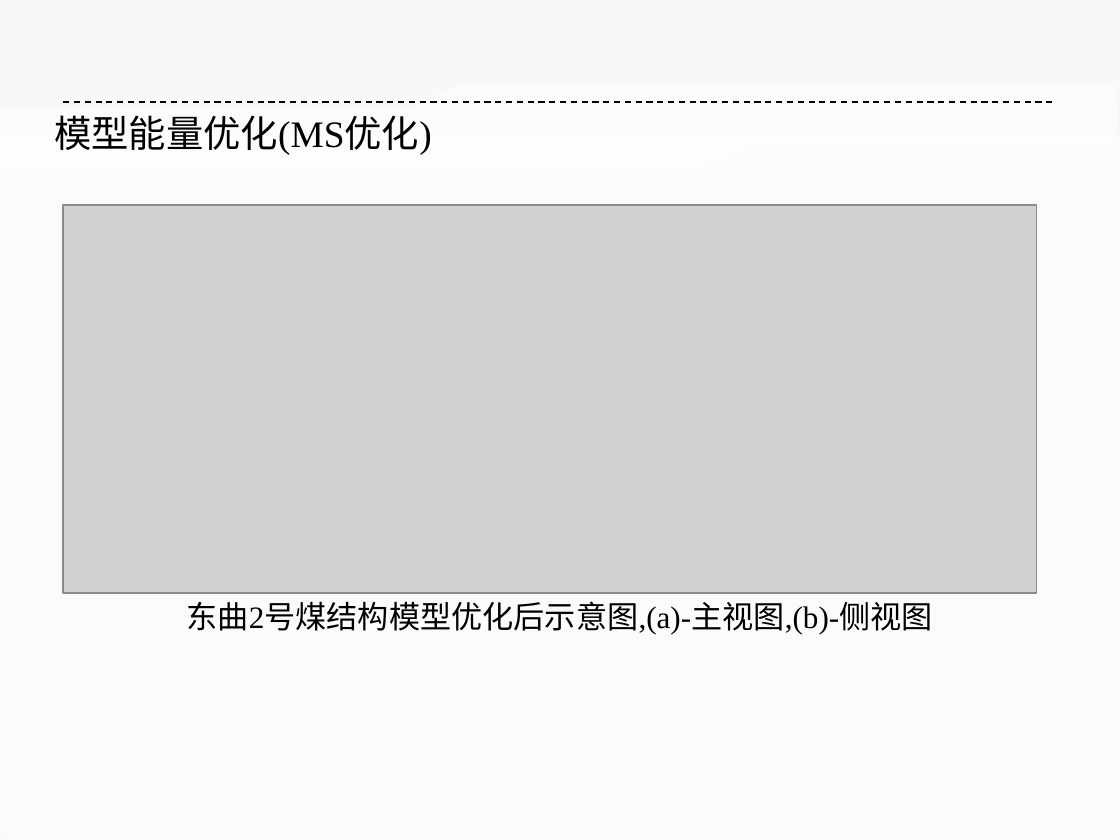
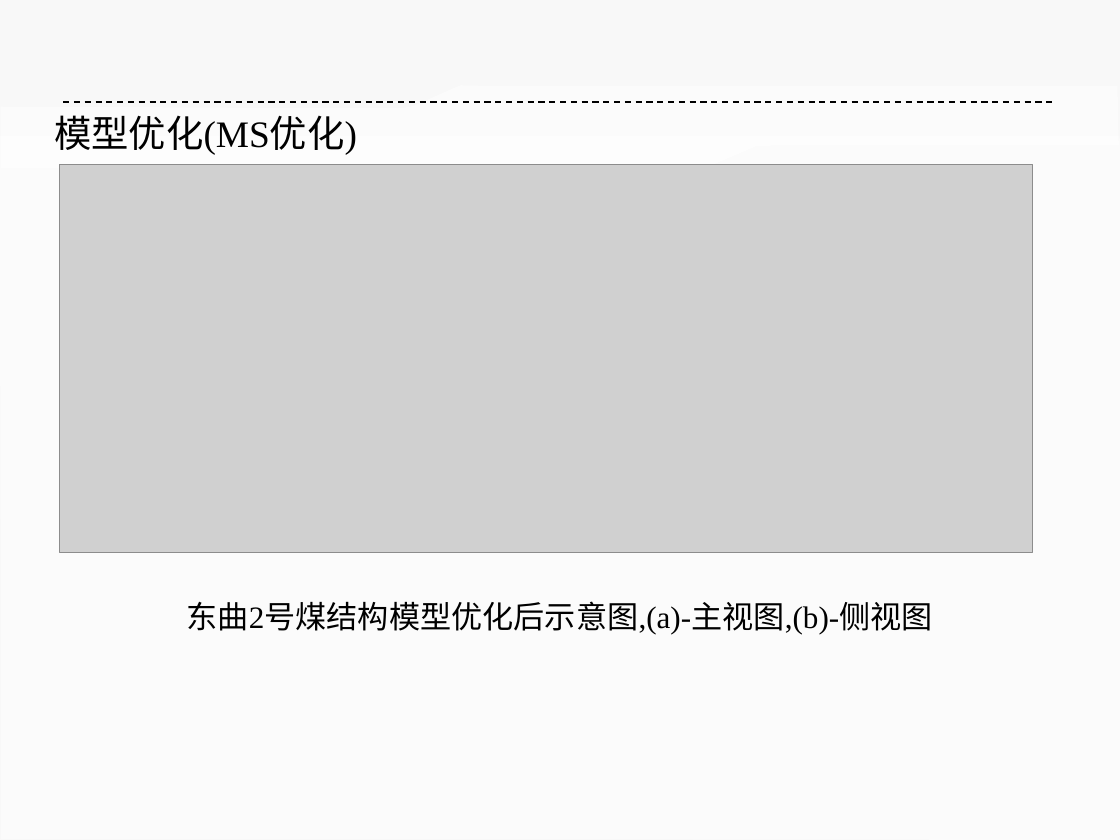
Before and after one commit to ilvcr/GraduationProject, a slide deck: slide 21 of ppt/yoghourtppt.pptx (slide 18 before the commit). Drawn at 1120x840 pixels with LibreOffice and Linux fonts; fonts in the diff are those of the drawing; grey boxes stand for pictures. Boxes give left, top, right and bottom in pixels: in the first picture for what was removed or moved away, otherwise in the second. Text is boxed around its words. In the diff, an @@ line names an element or a change of style, - is before the commit and + after.

```diff
--- a/ppt/yoghourtppt.pptx
+++ b/ppt/yoghourtppt.pptx
@@ text at [54, 115, 357, 155]: text changed @@
-模型能量优化(MS优化)
+模型优化(MS优化)
@@ picture: place and size @@
-picture at [63, 205, 1036, 592]
+picture at [59, 165, 1033, 552]
```
Also in this commit, not shown: 16 other slides changed, 30 slides added, 18 slides removed, 1 other file.
